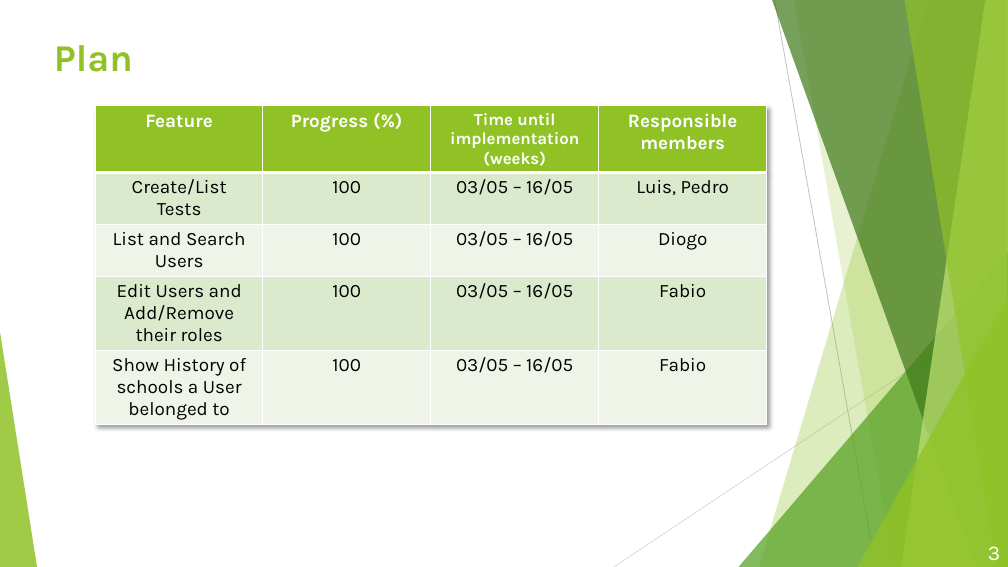
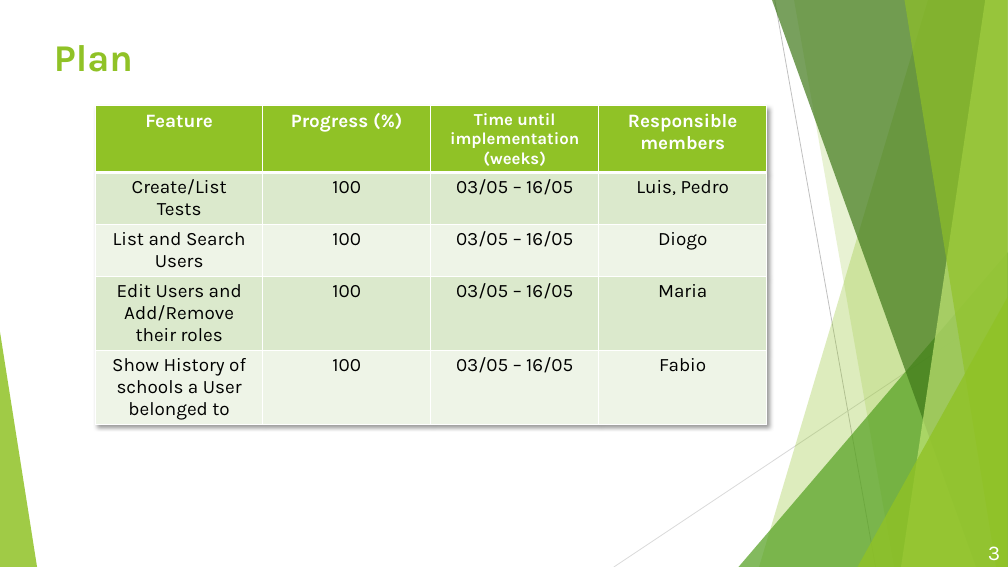
Before and after one commit to Mariainesrocha/Projeto_Informatica, a slide deck: slide 3 of Docs/PowerPoints/PMATE-Transition(Final).pptx. Drawn at 1008x567 pixels with LibreOffice and Linux fonts; fonts in the diff are those of the drawing. Boxes give left, top, right and bottom in pixels: in the first picture for what was removed or moved away, otherwise in the second. Text is boxed around its words. In the diff, an @@ line names an element or a change of style, - is before the commit and + after.

```diff
--- a/Docs/PowerPoints/PMATE-Transition(Final).pptx
+++ b/Docs/PowerPoints/PMATE-Transition(Final).pptx
@@ table at (95, 106, 766, 431) @@
-row 4, column 4: Fabio
+row 4, column 4: Maria
```
Also in this commit, not shown: 2 other slides changed.
